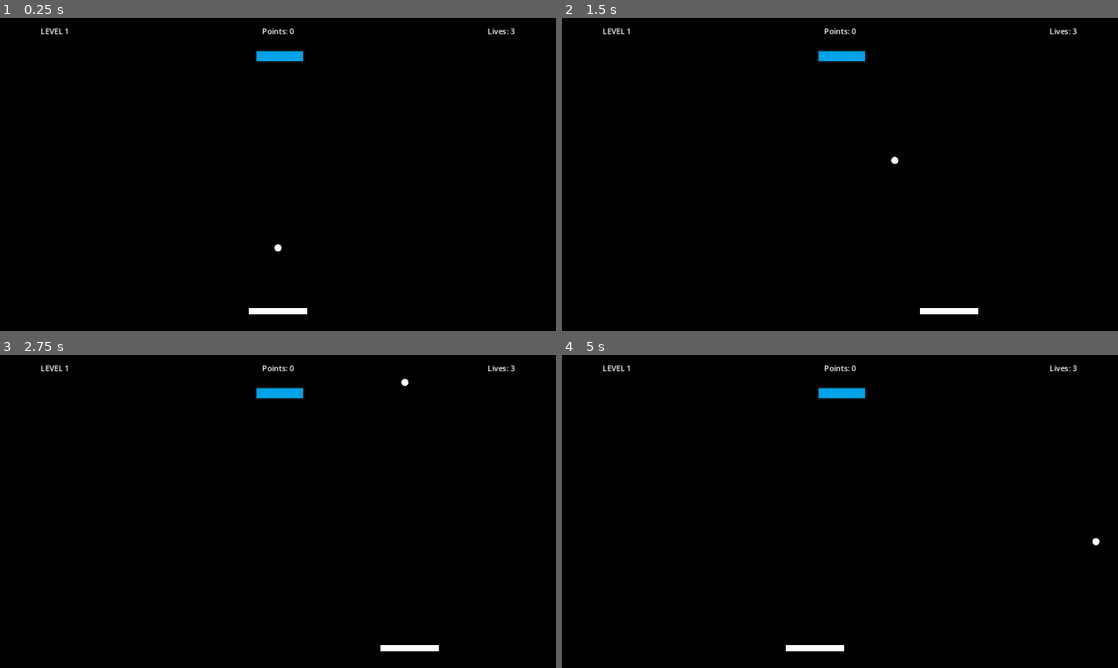
Above: before the commit, frames 1-4 (two rows, left to right).
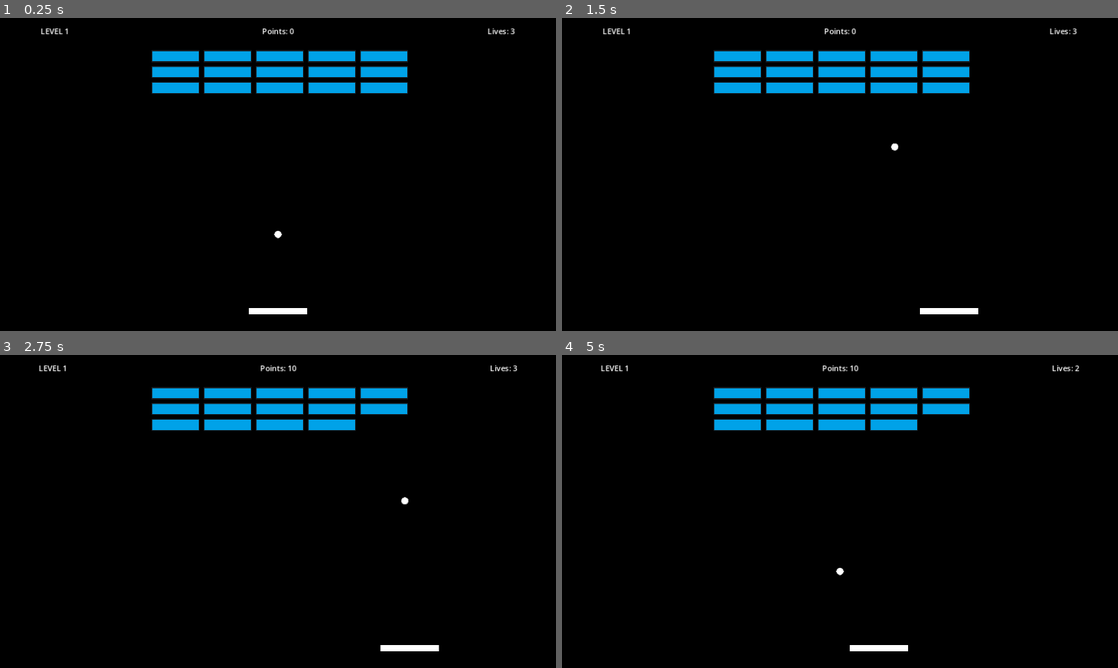
Above: after the commit, the same moments.

Repository: enigm4tik/brickgodot
Game: Godot game, scene res://Scenes/main.tscn
The game is run twice, just before and just after one commit, with the same random seed, the same clock (stepped at 60 frames per second) and the same inputs.
Inputs:
- Up to frame 1 (0.25 s): no input
- Up to frame 2 (1.5 s): tap Enter at 0.5 s; hold Right (right) 0.53-1.28 s; hold Left (left) from 1.28 s (still down)
- Up to frame 3 (2.75 s): release Left (left) at 2.03 s; hold Right (right) from 2.03 s (still down)
- Up to frame 4 (5 s): release Right (right) at 3.53 s; hold Left (left) from 3.53 s (still down)

The runs differ from the first frame. In frame 1, 4.7% of the frame differs, in the area x 27-74%, y 10-75%; in frame 2, 4.7%; in frame 3, 4.6%; in frame 4, 5.0%, in the area x 7-97%, y 3-95%.

Commit message:
Add 4 new levels and code clean up

Diff:
--- a/Scenes/main.tscn
+++ b/Scenes/main.tscn
@@ -20,7 +20,7 @@
 camera = NodePath("../Camera2D")
 
 [node name="Ball" parent="." node_paths=PackedStringArray("death_zone", "ui") instance=ExtResource("2_4la5s")]
-position = Vector2(0, 152)
+position = Vector2(0, 124)
 death_zone = NodePath("../DeathZone")
 ui = NodePath("../UI")
 
@@ -49,5 +49,4 @@
 [node name="BrickSpawner" type="Node" parent="." node_paths=PackedStringArray("spawn_start")]
 script = ExtResource("6_p0tr0")
 brick_scene = ExtResource("7_1t0sq")
-margin = null
 spawn_start = NodePath("../Marker2D")
--- a/Scenes/ui.tscn
+++ b/Scenes/ui.tscn
@@ -77,7 +77,18 @@
 [node name="Label" type="Label" parent="GameOverContainer/Panel/VBoxContainer"]
 layout_mode = 2
 size_flags_horizontal = 4
-text = "YOU LOST :("
+theme_override_font_sizes/font_size = 32
+text = "GAME OVER"
+
+[node name="GameOverLevel" type="Label" parent="GameOverContainer/Panel/VBoxContainer"]
+layout_mode = 2
+size_flags_horizontal = 4
+text = "YOU MADE IT TO LEVEL 1"
+
+[node name="GameOverPoints" type="Label" parent="GameOverContainer/Panel/VBoxContainer"]
+layout_mode = 2
+size_flags_horizontal = 4
+text = "POINTS: "
 
 [node name="RestartButton" type="Button" parent="GameOverContainer/Panel/VBoxContainer"]
 layout_mode = 2
@@ -112,7 +123,13 @@
 [node name="Label" type="Label" parent="LevelUpContainer/Panel/VBoxContainer"]
 layout_mode = 2
 size_flags_horizontal = 4
+theme_override_font_sizes/font_size = 32
 text = "LEVEL UP"
+
+[node name="Label2" type="Label" parent="LevelUpContainer/Panel/VBoxContainer"]
+layout_mode = 2
+size_flags_horizontal = 4
+text = "YOU EARNED AN EXTRA LIFE!"
 
 [node name="LevelUpButton" type="Button" parent="LevelUpContainer/Panel/VBoxContainer"]
 layout_mode = 2
@@ -147,7 +164,14 @@
 [node name="Label" type="Label" parent="GameWonContainer/Panel/VBoxContainer"]
 layout_mode = 2
 size_flags_horizontal = 4
-text = "YOU WON THE GAME!"
+theme_override_font_sizes/font_size = 32
+text = "A WINNER IS YOU!"
+
+[node name="WonPointsLabel" type="Label" parent="GameWonContainer/Panel/VBoxContainer"]
+unique_name_in_owner = true
+layout_mode = 2
+size_flags_horizontal = 4
+text = "POINTS: 1"
 
 [node name="RestartButton" type="Button" parent="GameWonContainer/Panel/VBoxContainer"]
 layout_mode = 2
--- a/Scripts/ball.gd
+++ b/Scripts/ball.gd
@@ -4,74 +4,71 @@
 
 signal life_lost
 
-const VELOCITY_LIMIT = 40
+const VELOCITY_LIMIT: int = 40
 
-@export var ball_speed = 15
-@export var lives = 3
+@export var ball_speed: int = 15
 @export var death_zone: DeathZone
 @export var ui: UI
-@export var points = 0
 
 @onready var collision_shape_2d: CollisionShape2D = $CollisionShape2D
 
-var speed_multiplier = 1.05
+var speed_multiplier: float = 1.05
 var start_position: Vector2
 
-func _ready():
-	ui.set_lives(lives)
+func _ready() -> void:
+	ui.set_lives(LevelDefinitions.current_lives)
 	ui.set_level()
 	ui.set_points()
 	start_position = position
 	death_zone.life_lost.connect(on_life_lost)
 
+
 func _physics_process(delta: float) -> void:
-	var collision = move_and_collide(velocity * ball_speed * delta)
+	var collision: KinematicCollision2D = move_and_collide(velocity * ball_speed * delta)
 
 	if (!collision):
 		return
 
-	var collider = collision.get_collider()
+	var collider: Object = collision.get_collider()
 	if collider is Brick:
 		collider.decrease_level()
-
 
 	if collider is Paddle:
 		ball_collision(collider)
 	else:
 		velocity = velocity.bounce(collision.get_normal())
 
-func start_ball():
+
+func start_ball() -> void:
 	position = start_position
 	randomize()
 	velocity = Vector2(randf_range(-1, 1), randf_range(-1, -1)).normalized() * ball_speed
 
 
-func on_life_lost():
-	lives -= 1
-	ui.set_lives(lives)
-	if lives == 0:
+func on_life_lost() -> void:
+	LevelDefinitions.current_lives -= 1
+	ui.set_lives(LevelDefinitions.current_lives)
+	if LevelDefinitions.current_lives == 0:
 		ui.game_over()
 	else:
 		life_lost.emit()
 		reset_ball()
 
 
-func reset_ball():
+func reset_ball() -> void:
 	position = start_position
 	velocity = Vector2.ZERO
 
 
-func ball_collision(collider: Paddle):
-	var ball_center_x = position.x
-	var collider_width = collider.get_width()
-	var collider_center_x = collider.position.x
-
-	var velocity_xy = velocity.length()
-	var collision_x = (ball_center_x - collider_center_x) / (collider_width/2)
-	var new_velocity = Vector2.ZERO
+func ball_collision(collider: Paddle) -> void:
+	var ball_center_x: float = position.x
+	var collider_width: float = collider.get_width()
+	var collider_center_x: float = collider.position.x
+	var velocity_xy: float = velocity.length()
+	var collision_x: float = (ball_center_x - collider_center_x) / (collider_width / 2)
+	var new_velocity: Vector2 = Vector2.ZERO
 
 	new_velocity.x = velocity_xy * collision_x
-	#
 	new_velocity.y = sqrt(absf(velocity_xy * velocity_xy - new_velocity.x * new_velocity.x)) * (-1 if velocity.y > 0 else 1)
 
 	velocity = (new_velocity * speed_multiplier).limit_length(VELOCITY_LIMIT)
--- a/Scripts/brick.gd
+++ b/Scripts/brick.gd
@@ -4,8 +4,8 @@
 
 signal brick_destroyed(initial_level)
 
-var level = 1
-var initial_level = 1
+var level: int = 1
+var initial_level: int = 1
 
 @onready var sprite_2d: Sprite2D = $Sprite2D
 @onready var collision_shape_2d: CollisionShape2D = $CollisionShape2D
@@ -19,32 +19,35 @@
 	preload("res://Assets/brick_yellow.png"),
 ]
 
-func get_size():
+func get_size() -> Vector2:
 	return collision_shape_2d.shape.get_rect().size
 
-func set_initial_level(level: int):
-	set_level(level)
-	initial_level = level
 
-func set_level(new_level: int):
+func set_initial_level(i_level: int) -> void:
+	set_level(i_level)
+	initial_level = i_level
+
+
+func set_level(new_level: int) -> void:
 	level = new_level
 	sprite_2d.texture = sprites[new_level-1]
 
-func decrease_level():
+
+func decrease_level() -> void:
 	if level > 1:
 		set_level(level -1)
 	else:
 		fade_out()
 
-func fade_out():
+func fade_out() -> void:
 	collision_shape_2d.disabled = true
-	var tween = get_tree().create_tween()
+	var tween: Tween = get_tree().create_tween()
 	tween.tween_property(sprite_2d, "modulate", Color.TRANSPARENT, .5)
 	tween.tween_callback(destroy)
 
-func destroy():
+func destroy() -> void:
 	queue_free()
 	brick_destroyed.emit(initial_level)
 
-func get_width():
+func get_width() -> float:
 	return get_size().x
--- a/Scripts/brick_spawner.gd
+++ b/Scripts/brick_spawner.gd
@@ -2,8 +2,8 @@
 
 class_name BrickSpawner
 
-const COLUMNS = 5
-const ROWS = 6
+const COLUMNS: int = 5
+const ROWS: int = 6
 
 @onready var ball: Ball = $"../Ball"
 @onready var ui: UI = $"../UI"
@@ -12,41 +12,40 @@
 @export var margin: Vector2 = Vector2(8, 8)
 @export var spawn_start: Marker2D
 
-var brick_count = 0
+var brick_count: int = 0
+
 func _ready() -> void:
 	spawn_from_definition(LevelDefinitions.get_current_level())
 
 
-func spawn_from_definition(level_definition: Array):
-	var test_brick = brick_scene.instantiate() as Brick
+func spawn_from_definition(level_definition: Array) -> void:
+	var test_brick: Brick = brick_scene.instantiate()
 	add_child(test_brick)
-	var brick_size = test_brick.get_size()
+	var brick_size: Vector2 = test_brick.get_size()
 	test_brick.queue_free()
 
-	var rows = level_definition.size()
-	var columns = level_definition[0].size()
+	var rows: int = level_definition.size()
+	var columns: int = level_definition[0].size()
 
-	var row_width = brick_size.x * columns + margin.x * (columns -1)
-	var spawn_position_x = (-row_width + brick_size.x + margin.x) / 2
-	var spawn_position_y = spawn_start.position.y
+	var row_width: float = brick_size.x * columns + margin.x * (columns -1)
+	var spawn_position_x: float = (-row_width + brick_size.x + margin.x) / 2
+	var spawn_position_y: float = spawn_start.position.y
 
-	for i in rows:
-		for j in columns:
+	for i: int in rows:
+		for j: int in columns:
 			if level_definition[i][j] == 0:
 				continue
-			var brick = brick_scene.instantiate() as Brick
+			var brick: Brick = brick_scene.instantiate()
 			add_child(brick)
 			brick.set_initial_level(level_definition[i][j])
-			var x = spawn_position_x + j * (margin.x + brick.get_size().x)
-			var y = spawn_position_y + i * (margin.y + brick.get_size().y)
+			var x: float = spawn_position_x + j * (margin.x + brick.get_size().x)
+			var y: float = spawn_position_y + i * (margin.y + brick.get_size().y)
 			brick.set_position(Vector2(x, y))
 			brick.brick_destroyed.connect(on_brick_destroyed)
 			brick_count += 1
 
 
-func on_brick_destroyed(level):
-	# update ui with points based on level, the higher the more
-	# lest just say x * 10
+func on_brick_destroyed(level: int) -> void:
 	LevelDefinitions.current_points += level * 10
 	ui.set_points()
 	brick_count -= 1
--- a/Scripts/death_zone.gd
+++ b/Scripts/death_zone.gd
@@ -3,6 +3,5 @@
 
 signal life_lost
 
-
 func _on_body_entered(_body: Node2D) -> void:
 	life_lost.emit()
--- a/Scripts/level_definitions.gd
+++ b/Scripts/level_definitions.gd
@@ -1,9 +1,29 @@
 extends Node
 
-var current_level = 1
-var current_points = 0
+var current_level: int = 1
+var current_points: int = 0
+var current_lives:int = 3
 
-var level_2 = [
+var level1: Array[Array] = [
+	[1, 1, 1, 1, 1],
+	[1, 1, 1, 1, 1],
+	[1, 1, 1, 1, 1],
+]
+
+var level2: Array[Array] = [
+	[3, 3, 3, 3, 3],
+	[2, 2, 2, 2, 2],
+	[1, 1, 1, 1, 1]
+]
+
+var level3: Array[Array] = [
+	[4, 4, 4, 4, 4],
+	[3, 3, 3, 3, 3],
+	[2, 2, 2, 2, 2],
+	[1, 1, 1, 1, 1]
+]
+
+var level4: Array[Array] = [
 	[5, 5, 5, 5, 5],
 	[4, 4, 4, 4, 4],
 	[3, 3, 3, 3, 3],
@@ -11,11 +31,24 @@
 	[1, 1, 1, 1, 1]
 ]
 
-var level_1 = [
-	[0, 1, 0]
+var level5: Array[Array] = [
+	[3, 5, 3, 5, 3],
+	[5, 5, 5, 5, 5],
+	[5, 5, 5, 5, 5],
+	[3, 5, 5, 5, 3],
+	[3, 3, 5, 3, 3]
 ]
 
-var levels = [level_1, level_2]
+var level6: Array[Array] = [
+	[1, 2, 1, 2, 1],
+	[2, 0, 2, 0, 2],
+	[2, 3, 2, 3, 2],
+	[5, 2, 2, 2, 5],
+	[2, 2, 3, 2, 2],
+	[1, 2, 2, 2, 1],
+]
 
-func get_current_level():
+var levels: Array[Array] = [level1, level2, level3, level4, level5, level6]
+
+func get_current_level() -> Array:
 	return levels[current_level-1]
--- a/Scripts/paddle.gd
+++ b/Scripts/paddle.gd
@@ -5,32 +5,35 @@
 var direction = Vector2.ZERO
 var camera_rect: Rect2
 var half_paddle_width: float
-var is_ball_started = false
+var is_ball_started: bool = false
 
-@export var speed = 400
+@export var speed: int = 400
 @export var camera: Camera2D
 
 @onready var collision_shape_2d: CollisionShape2D = $CollisionShape2D
 @onready var ball: Ball = $"../Ball"
 
-func _ready():
+func _ready() -> void:
 	ball.life_lost.connect(on_ball_lost)
 	camera_rect = camera.get_viewport_rect()
 	half_paddle_width = collision_shape_2d.shape.get_rect().size.x/2 * scale.x
 
-func _process(_delta):
-	var camera_start_x = camera.position.x - camera_rect.size.x/2
-	var camera_end_x = camera_start_x + camera_rect.size.x
+
+func _process(_delta) -> void:
+	var camera_start_x: float = camera.position.x - camera_rect.size.x/2
+	var camera_end_x: float = camera_start_x + camera_rect.size.x
 
 	if global_position.x - half_paddle_width < camera_start_x:
 		global_position.x = camera_start_x + half_paddle_width
 	elif global_position.x + half_paddle_width > camera_end_x:
 		global_position.x = camera_end_x - half_paddle_width
 
+
 func _physics_process(_delta: float) -> void:
 	linear_velocity = speed * direction
 
-func _input(_event):
+
+func _input(_event) -> void:
 	if Input.is_action_pressed("left"):
 		direction = Vector2.LEFT
 	elif Input.is_action_pressed("right"):
@@ -43,10 +46,10 @@
 		is_ball_started = true
 
 
-func on_ball_lost():
+func on_ball_lost() -> void:
 	is_ball_started = false
 	direction = Vector2.ZERO
 
 
-func get_width():
+func get_width() -> float:
 	return collision_shape_2d.shape.get_rect().size.x
--- a/Scripts/ui.gd
+++ b/Scripts/ui.gd
@@ -8,41 +8,48 @@
 @onready var game_won_container: CenterContainer = %GameWonContainer
 @onready var points_label: Label = %PointsLabel
 @onready var level_label: Label = %LevelLabel
+@onready var won_points_label: Label = %WonPointsLabel
+@onready var game_over_level: Label = $GameOverContainer/Panel/VBoxContainer/GameOverLevel
+@onready var game_over_points: Label = $GameOverContainer/Panel/VBoxContainer/GameOverPoints
 
 
-func set_lives(lives: int):
+func set_lives(lives: int) -> void:
 	lives_label.text = "Lives: %d" % lives
 
 
-func set_level():
+func set_level() -> void:
 	level_label.text = "LEVEL %d" % LevelDefinitions.current_level
 
 
-func set_points():
+func set_points() -> void:
 	points_label.text = "Points: %d" % LevelDefinitions.current_points
 
 
-func game_over():
+func game_over() -> void:
+	game_over_level.text = "YOU MADE IT TO LEVEL %d" % LevelDefinitions.current_level
+	game_over_points.text = "POINTS: %d" % LevelDefinitions.current_points
 	game_over_container.show()
 
 
 func _on_restart_button_pressed() -> void:
 	LevelDefinitions.current_level = 1
 	LevelDefinitions.current_points = 0
+	LevelDefinitions.extra_lives = 0
 	get_tree().reload_current_scene()
 
 
 func _on_level_up_button_pressed() -> void:
 	LevelDefinitions.current_level += 1
-
+	LevelDefinitions.current_lives += 1
 	get_tree().reload_current_scene()
 
 
-func on_level_won():
+func on_level_won() -> void:
 	level_up_container.show()
 	if LevelDefinitions.current_level == LevelDefinitions.levels.size():
 		game_won()
 
 
-func game_won():
+func game_won() -> void:
+	won_points_label.text = "POINTS: %d" % LevelDefinitions.current_points
 	game_won_container.show()
